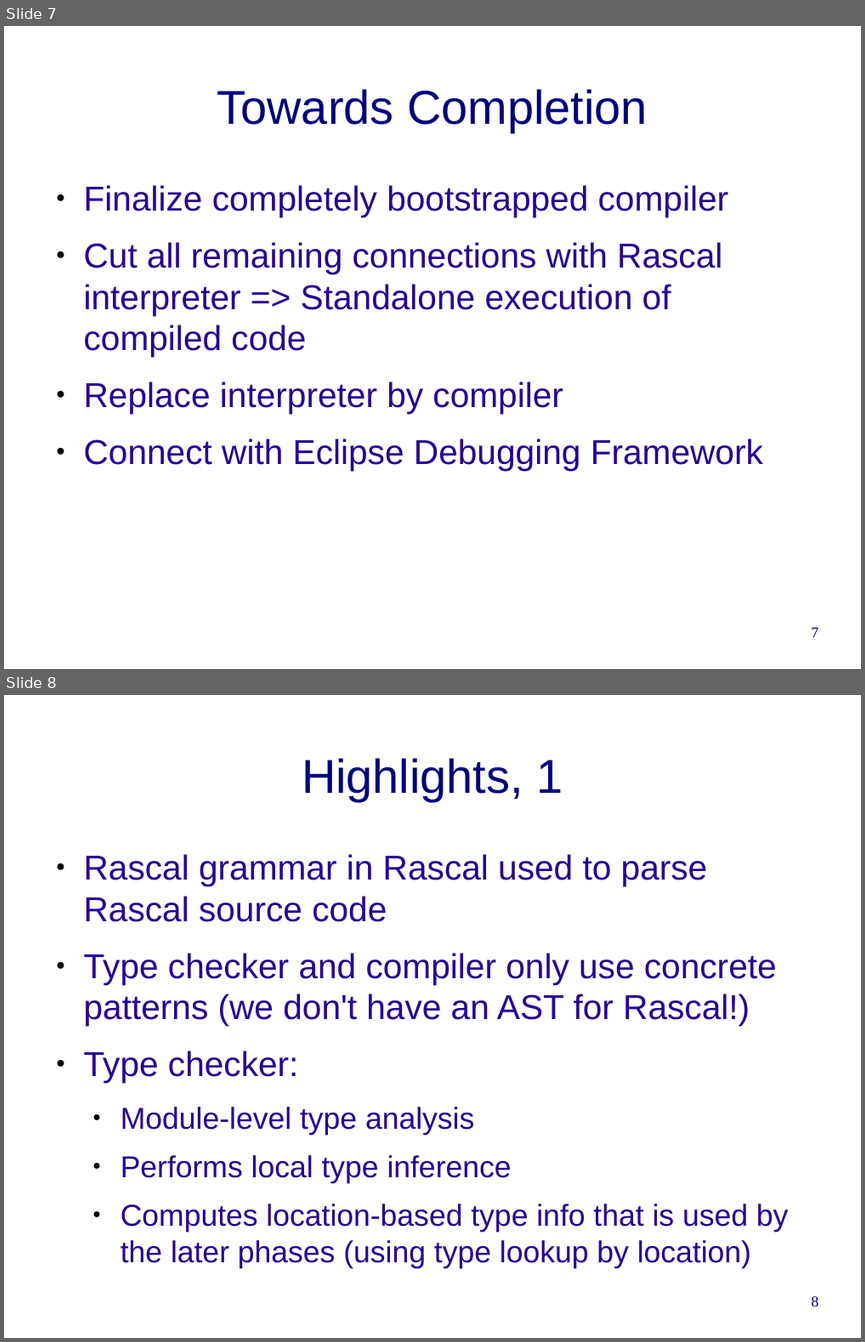
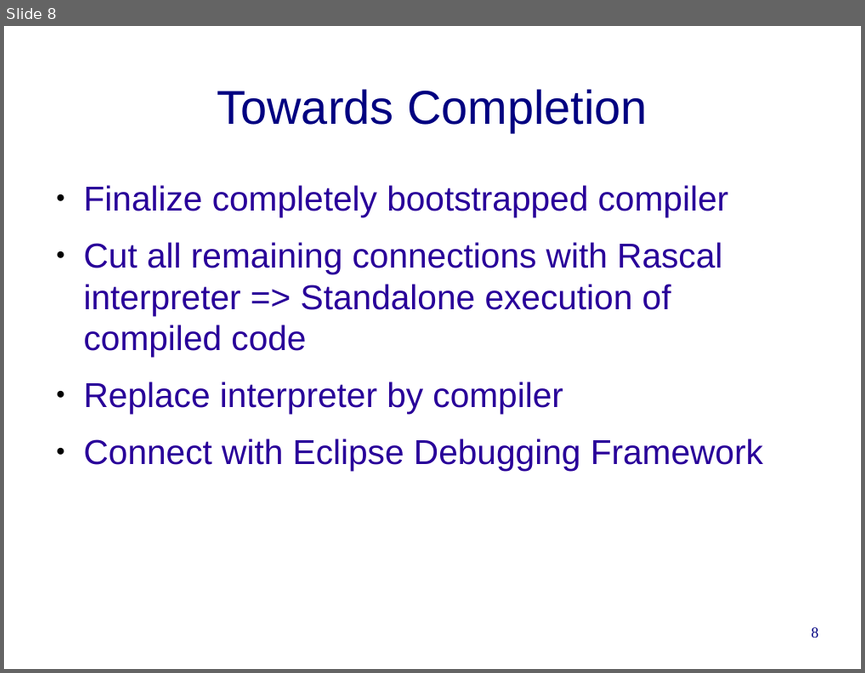
Before and after one commit to cwi-swat/rascal-course-pldi-2015, a slide deck: presentations/Rascal-compiler.odp. Shown one above the other, each under a label of ours: slides 7 and 8 before the commit, slide 8 after it. The pictures are 865x1342 and 865x673 pixels, drawn with LibreOffice and Linux fonts; fonts in the diff are those of the drawing; background and template pictures are left out. Boxes give left, top, right and bottom in pixels: in the first picture for what was removed or moved away, otherwise in the second. Text is boxed around its words. In the diff, an @@ line names an element or a change of style, - is before the commit and + after.

```diff
--- a/presentations/Rascal-compiler.odp
+++ b/presentations/Rascal-compiler.odp
@@ slide 8 removed at [4, 695, 861, 1338], background #FFFFFF @@
@@ title removed at [302, 758, 562, 801] @@
-Highlights, 1
@@ text removed at [84, 854, 789, 1268] @@
-● Rascal grammar in Rascal used to parse Rascal source code
-● Type checker and compiler only use concrete patterns (we don't have an AST for Rascal!)
-● Type checker:
-  ● Module-level type analysis
-  ● Performs local type inference
-  ● Computes location-based type info that is used by the later phases (using type lookup by location)
@@ page number removed at [811, 1296, 818, 1306] @@
-8
@@ what was slide 7 is now slide 8 @@
@@ page number at [811, 627, 818, 637]: text changed @@
-7
+8
```
Also in this commit, not shown: 2 slides changed, 1 slide added.
